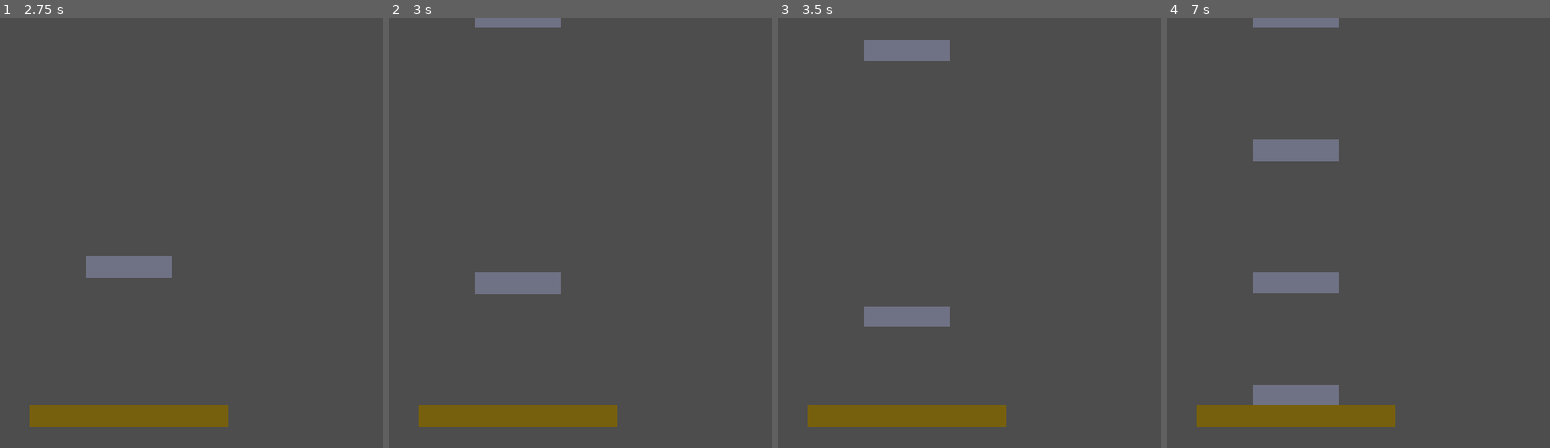
Above: before the commit, frames 1-4 (left to right).
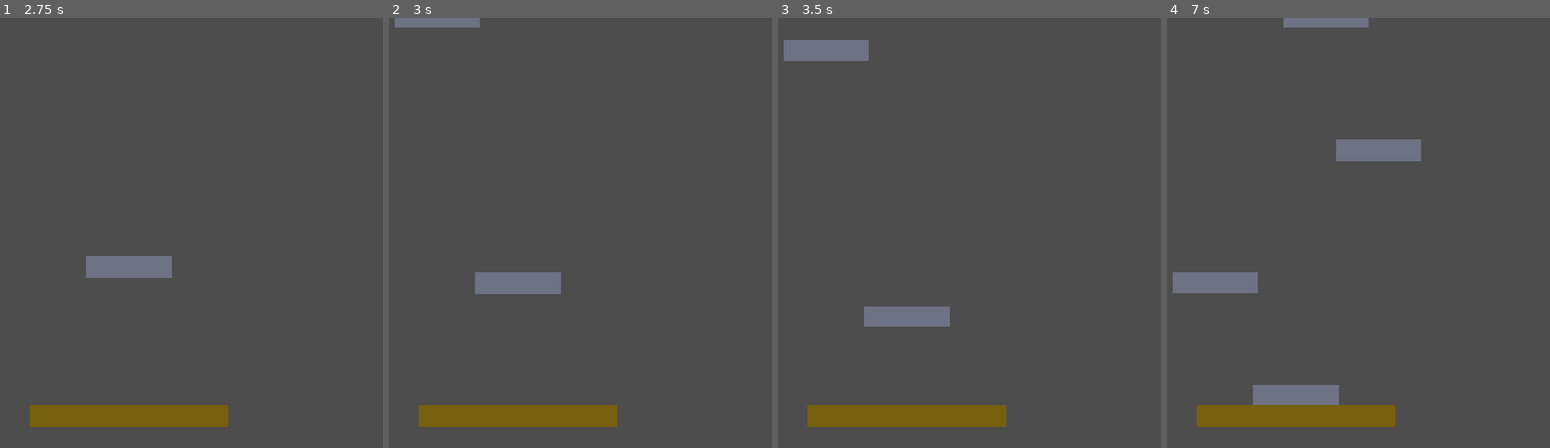
Above: after the commit, the same moments.

Repository: NxtCreator/heap
Game: Godot game, scene res://scenes/main.tscn
Two runs of this game, one before a commit and one after it. Both use one fixed random seed, a clock stepped at 60 frames per second and the inputs below.
Inputs (mouse positions are in pixels of both pictures, inside the frame that each line leads up to):
- Up to frame 1 (2.75 s): tap Enter at 0.5 s; move the mouse to (298, 211) at 0.52 s; hold Right (move_right) 0.53-2.03 s; tap Alt at 0.6, 2.1 s; click (298, 211) at 0.67 s; tap Up (move_up) at 0.77, 1.52 s; move the mouse to (outside the picture) at 1.27 s; tap Shift at 1.35 s; move the mouse to (206, 138) at 2.02 s; hold Left (move_left) from 2.03 s (still down)
- Up to frame 2 (3 s): move the mouse to (480, 319) at 2.77 s; release Left (move_left) at 2.78 s; hold Right (move_right) from 2.78 s (still down); tap Shift at 2.85 s; click (480, 319) at 2.92 s
- Up to frame 3 (3.5 s): keep holding Right (move_right); tap Up (move_up) at 3.02 s
- Up to frame 4 (7 s): move the mouse to (1527, 297) at 3.52 s; tap Alt at 3.6, 5.1, 6.6 s; tap Up (move_up) at 3.77, 4.52, 6.02, 6.77 s; move the mouse to (outside the picture) at 4.27 s; release Right (move_right) at 4.28 s; hold Left (move_left) 4.28-5.03 s; tap Shift at 4.35, 5.85 s; move the mouse to (1335, 233) at 5.02 s; hold Right (move_right) 5.03-5.78 s; click (1335, 233) at 5.17 s; move the mouse to (1182, 125) at 5.77 s; hold Left (move_left) from 5.78 s (still down); move the mouse to (1465, 211) at 6.52 s

Frame 1 is identical in both runs. In frame 2, 0.9% of the frame differs, in the area x 1-45%, y 0-3%; in frame 3, 2.1%; in frame 4, 4.6%, in the area x 1-67%, y 0-64%.

Commit message:
Randomize platform spawn x between the starting platform's edges

Diff:
--- a/scripts/main.gd
+++ b/scripts/main.gd
@@ -1,9 +1,11 @@
 extends Node2D
 const PLATFORM = preload("res://scenes/platform.tscn")
+const MIN_X = 426
+const MAX_X = 726
 
 
 
 func _on_timer_timeout() -> void:
 	var platform = PLATFORM.instantiate()
 	add_child(platform)
-	platform.global_position = Vector2(576, -100)
+	platform.global_position = Vector2(randf_range(MIN_X, MAX_X), -100)
